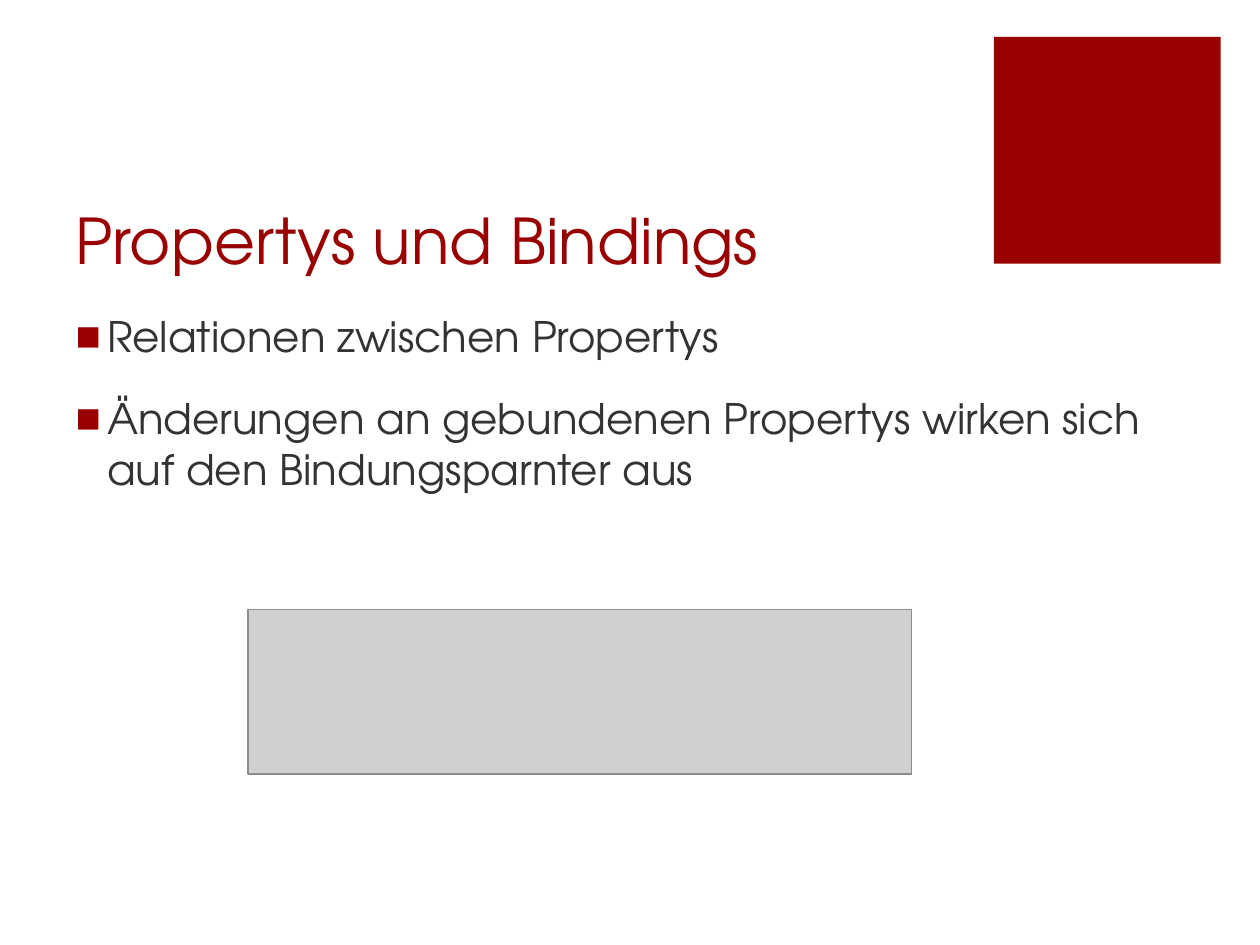
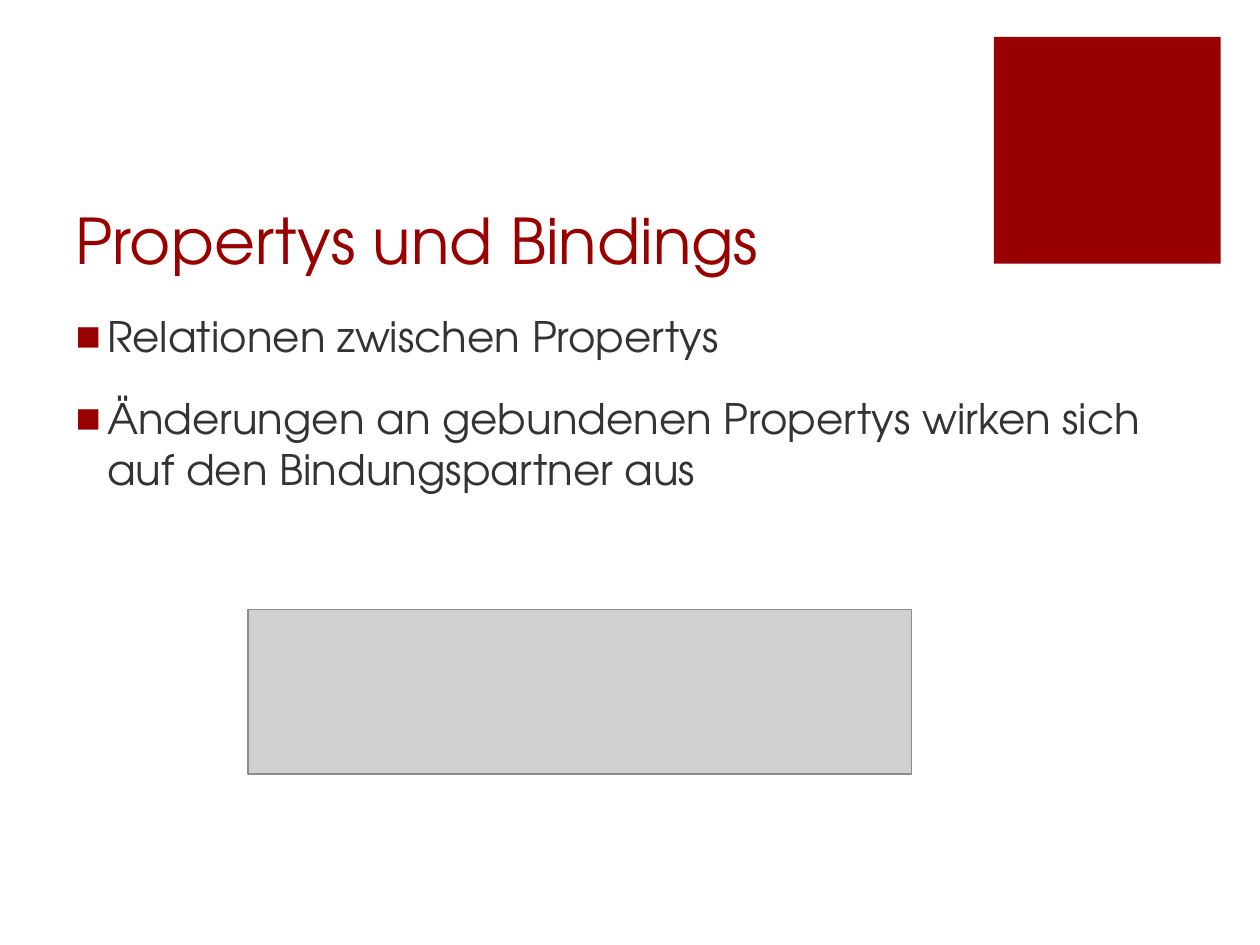
Before and after one commit to Morkunas/jfxusergroup, a slide deck: slide 13 of JavaFX-UserGroup.pptx (slide 11 before the commit). Drawn at 1260x945 pixels with LibreOffice and Linux fonts; fonts in the diff are those of the drawing; grey boxes stand for pictures; background and template pictures are left out. Boxes give left, top, right and bottom in pixels: in the first picture for what was removed or moved away, otherwise in the second. Text is boxed around its words. In the diff, an @@ line names an element or a change of style, - is before the commit and + after.

```diff
--- a/JavaFX-UserGroup.pptx
+++ b/JavaFX-UserGroup.pptx
@@ text at (x1=107, y1=395, x2=1141, y2=494): text changed @@
-■ Änderungen an gebundenen Propertys wirken sich auf den Bindungsparnter aus
+■ Änderungen an gebundenen Propertys wirken sich auf den Bindungspartner aus
```
Also in this commit, not shown: 7 other slides changed, 3 slides added, 1 slide removed.
